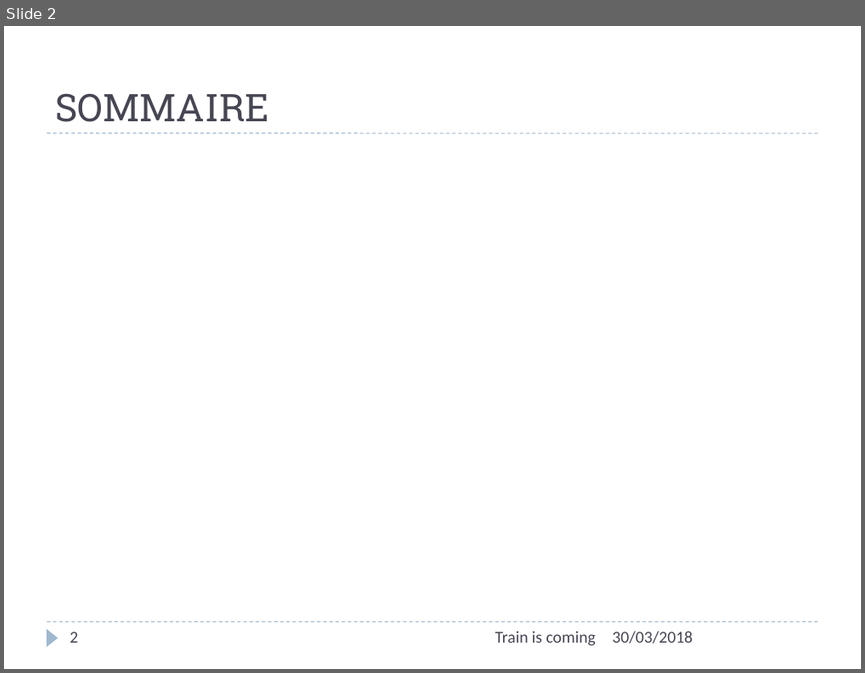
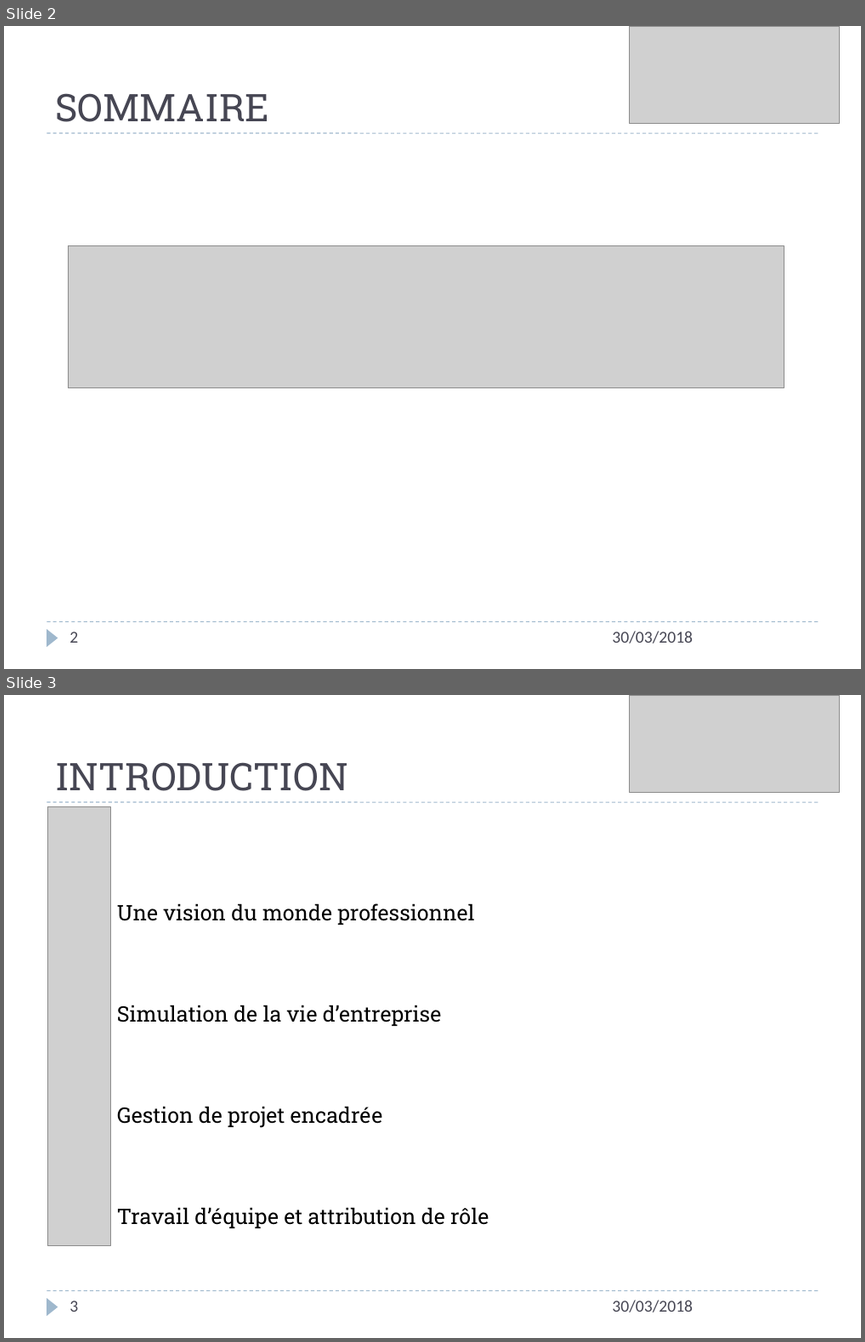
Before and after one commit to vvirole/GPI---2018---Simulation-de-Trains-Automatis-s, a slide deck: GPI - 2K18/Présentation – Gestion de Projet Informatique.pptx. Shown one above the other, each under a label of ours: slide 2 before the commit, slides 2 and 3 after it. The pictures are 865x673 and 865x1342 pixels, drawn with LibreOffice and Linux fonts; fonts in the diff are those of the drawing; grey boxes stand for pictures. Boxes give left, top, right and bottom in pixels: in the first picture for what was removed or moved away, otherwise in the second. Text is boxed around its words. In the diff, an @@ line names an element or a change of style, - is before the commit and + after.

```diff
--- a/GPI - 2K18/Présentation – Gestion de Projet Informatique.pptx
+++ b/GPI - 2K18/Présentation – Gestion de Projet Informatique.pptx
@@ slide 3 added at (4,695,861,1338), background #FFFFFF; not listed: 3 template elements that a slide beside it also shows @@
@@ picture added at (629,695,839,792) @@
@@ title added at (55,762,348,791), 32 pt, text #464653 @@
+INTRODUCTION
@@ picture added at (47,807,110,1246) @@
@@ text added at (117,903,474,925), 18 pt, text #000000 @@
+Une vision du monde professionnel
@@ text added at (117,1004,441,1026), 18 pt, text #000000 @@
+Simulation de la vie d’entreprise
@@ text added at (117,1106,383,1128), 18 pt, text #000000 @@
+Gestion de projet encadrée
@@ text added at (117,1207,488,1228), 18 pt, text #000000 @@
+Travail d’équipe et attribution de rôle
@@ page number added at (69,1300,78,1311), 14 pt, text #464653 @@
+3
@@ text added at (612,1299,692,1312), 14 pt, text #464653 @@
+30/03/2018
@@ slide 2 changed as well @@
@@ picture added at (629,26,839,123) @@
@@ picture added at (69,245,783,387) @@
@@ text removed at (495,630,596,646) @@
-Train is coming
```
Also in this commit, not shown: 11 other slides changed, 1 other slide added, 2 slides removed, 3 other files.
